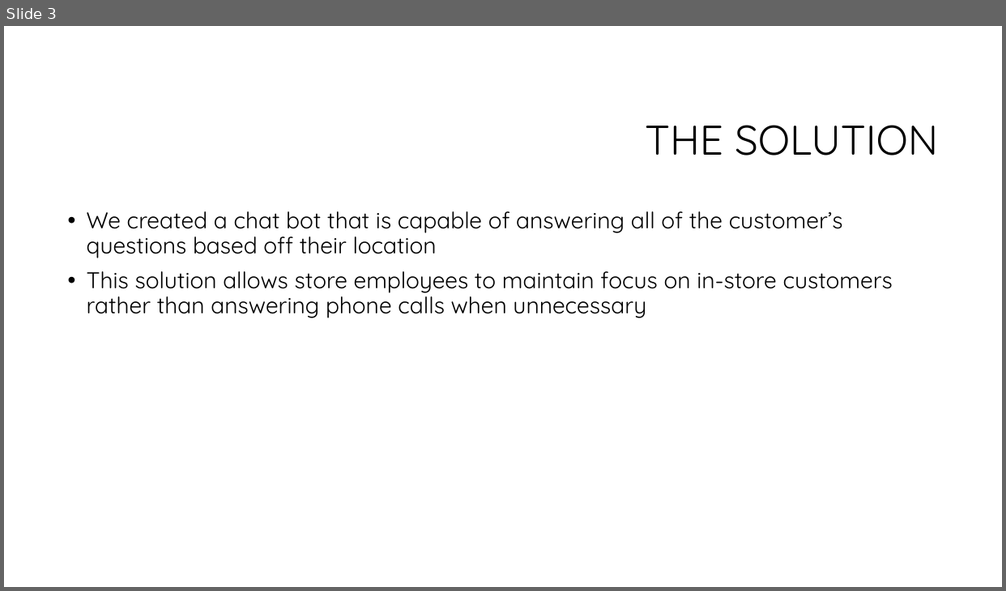
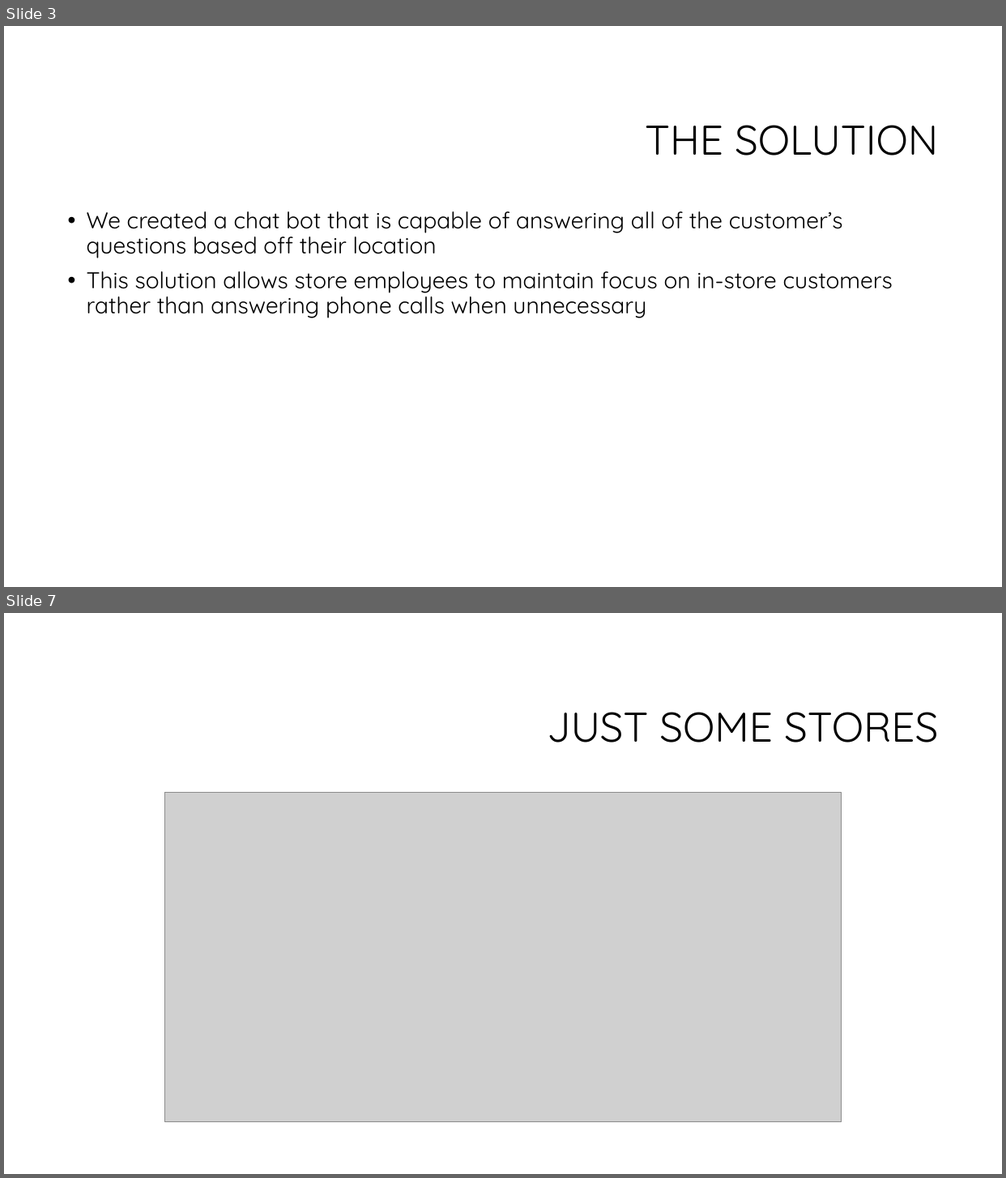
Before and after one commit to theriley106/Mobey, a slide deck: T-Mobile one.pptx. Shown one above the other, each under a label of ours: slide 3 before the commit, slides 3 and 7 after it; the slides between them are not shown. The pictures are 1006x591 and 1006x1178 pixels, drawn with LibreOffice and Linux fonts; fonts in the diff are those of the drawing; grey boxes stand for pictures; background and template pictures are left out. Boxes give left, top, right and bottom in pixels: in the first picture for what was removed or moved away, otherwise in the second. Text is boxed around its words. In the diff, an @@ line names an element or a change of style, - is before the commit and + after.

```diff
--- a/T-Mobile one.pptx
+++ b/T-Mobile one.pptx
@@ slide 7 added at box(4, 613, 1002, 1174), background #FFFFFF @@
@@ title added at box(547, 712, 938, 743), 40 pt, text #000000 @@
+JUST SOME STORES
@@ picture added at box(165, 793, 841, 1122) @@
```
Also in this commit, not shown: 3 other slides added.
